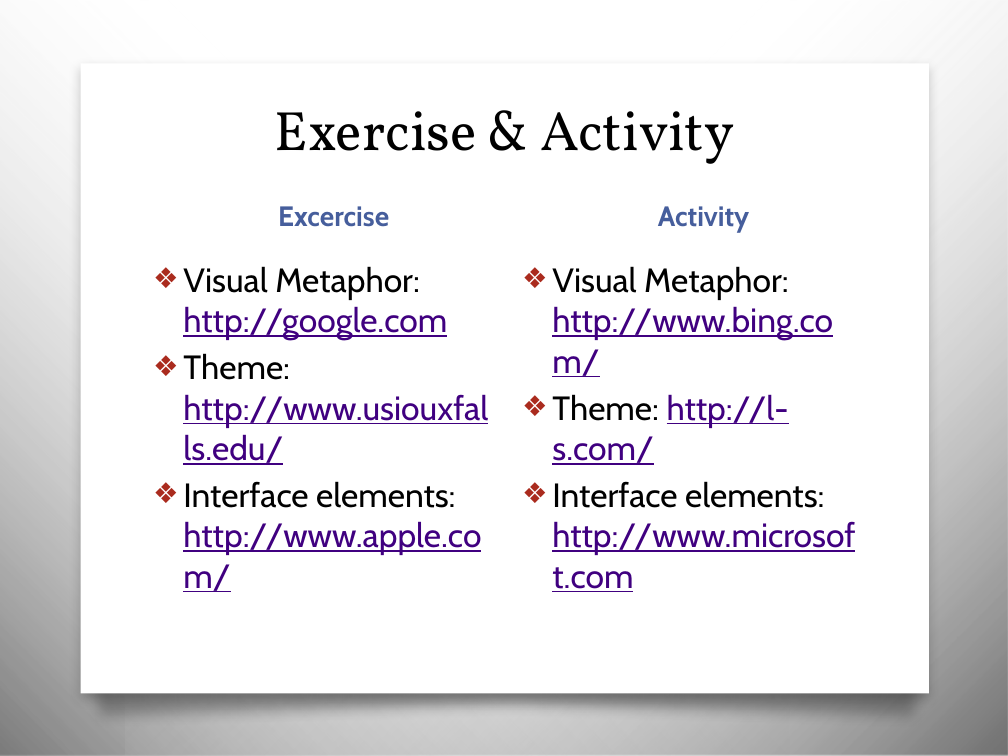
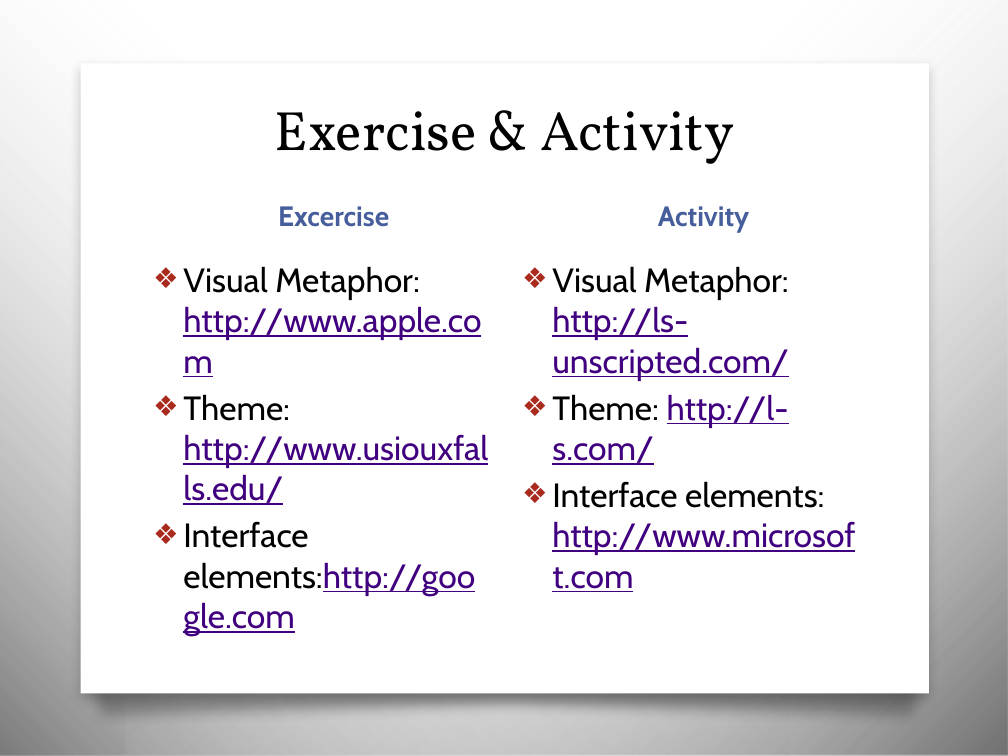
Before and after one commit to awayken/USF-ART329, a slide deck: slide 33 of slides/classfour/slides.pptx (slide 39 before the commit). Drawn at 1008x756 pixels with LibreOffice and Linux fonts; fonts in the diff are those of the drawing; background and template pictures are left out. Boxes give left, top, right and bottom in pixels: in the first picture for what was removed or moved away, otherwise in the second. Text is boxed around its words. In the diff, an @@ line names an element or a change of style, - is before the commit and + after.

```diff
--- a/slides/classfour/slides.pptx
+++ b/slides/classfour/slides.pptx
@@ text at box(183, 266, 481, 340): text changed @@
-❖ Visual Metaphor: http://google.com
+❖ Visual Metaphor: http://www.apple.com
@@ text at box(552, 266, 789, 381): text changed @@
-❖ Visual Metaphor: http://www.bing.com/
+❖ Visual Metaphor: http://ls-unscripted.com/
@@ text at box(183, 521, 475, 636): text changed; text colour #400080 to #000000 @@
-❖ Interface elements: http://www.apple.com/
+❖ Interface elements:http://google.com
```
Also in this commit, not shown: 7 other slides changed, 18 slides added, 24 slides removed, 8 other files.
